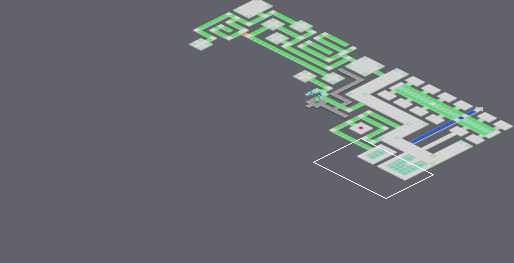
A Tiled map gets an edit: areas/Global_hub.tmx. The picture above shows the old version from afar; the outline marks the close-up.
Close-up. Earlier state:
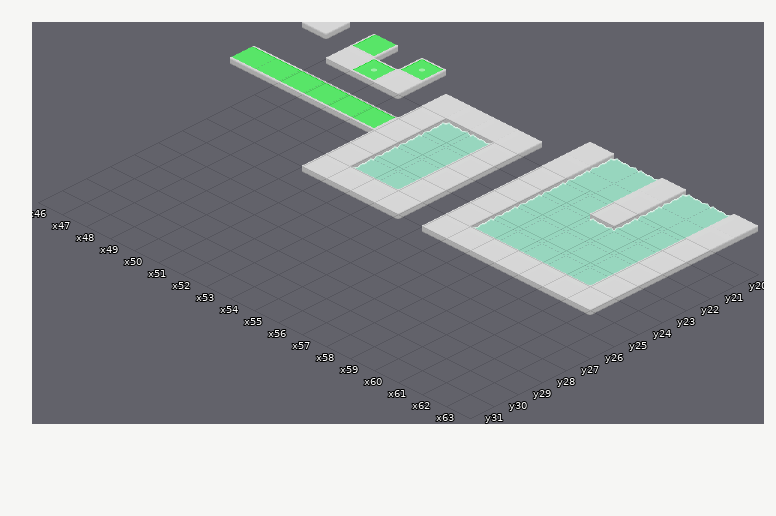
Cells are 64x32 px. Isometric: x runs down to the right, y down to the left. Shown: x 46..63, y 20..31. The commit also changed other parts of the map, which this record leaves out.
The result:
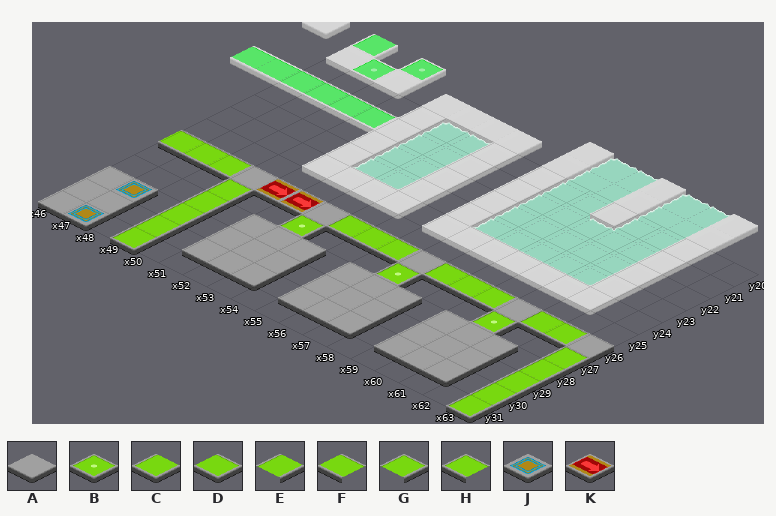
Key: from "Cyberworld Opennet": A 16, B 20, C 21, D 21 flipped left-right, E 22, F 22 flipped left-right, G 23, H 23 flipped left-right, J 28; from "Cyberworld oneways": K 21 "Conveyor".
_ is an empty cell.
The edit:
Layer "Tile Layer 1":
Tile A is added in row 26 at x 49, 52, 56, 60 and 63; in row 28 at x 51 to 53, 55 to 57 and 59 to 61; in row 29 at x 46, 51 to 53, 55 to 57 and 59 to 61; in row 30 at x 46 to 47, 51 to 53, 55 to 57 and 59 to 61; in row 31 at x 46.
Tile B is added in row 27 at x 52, 56 and 60.
Tile C is added in row 31 at x 49 and 63.
Tile D is added in row 26 at x 48, 55, 59 and 62.
Tile E is added in rows 28 to 30 at x 49 and 63.
Tile F is added in row 26 at x 46 to 47, 54 and 58.
Tile G is added in row 27 at x 49 and 63.
Tile H is added in row 26 at x 53, 57 and 61.
Tile J is added in row 29 at x 47; in row 31 at x 47.
Tile K is added in row 26 at x 50 to 51.
Pixel boxes of the changes (left, top, right, bottom) in both close-ups:
added: (38, 130, 614, 418)
